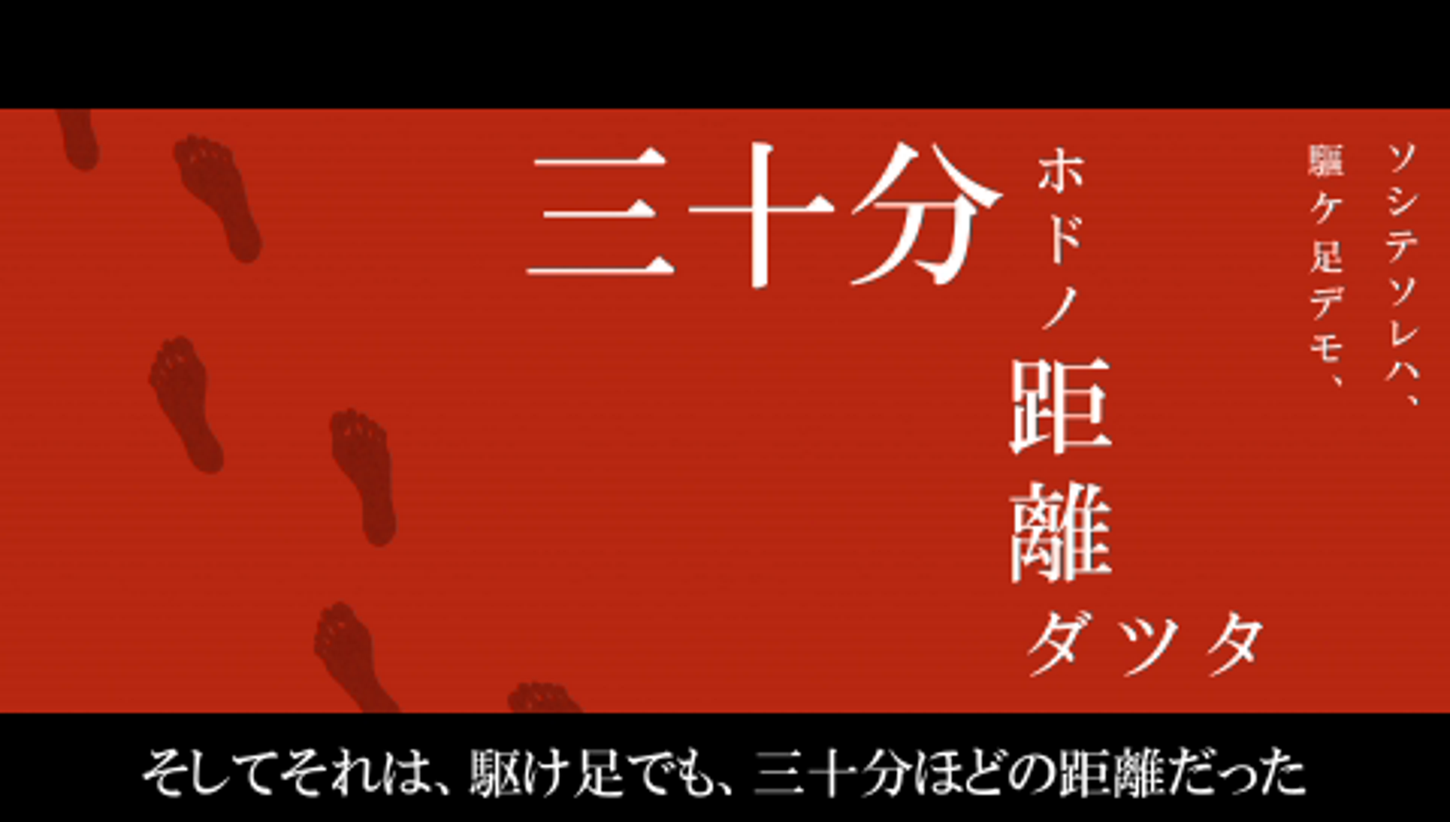
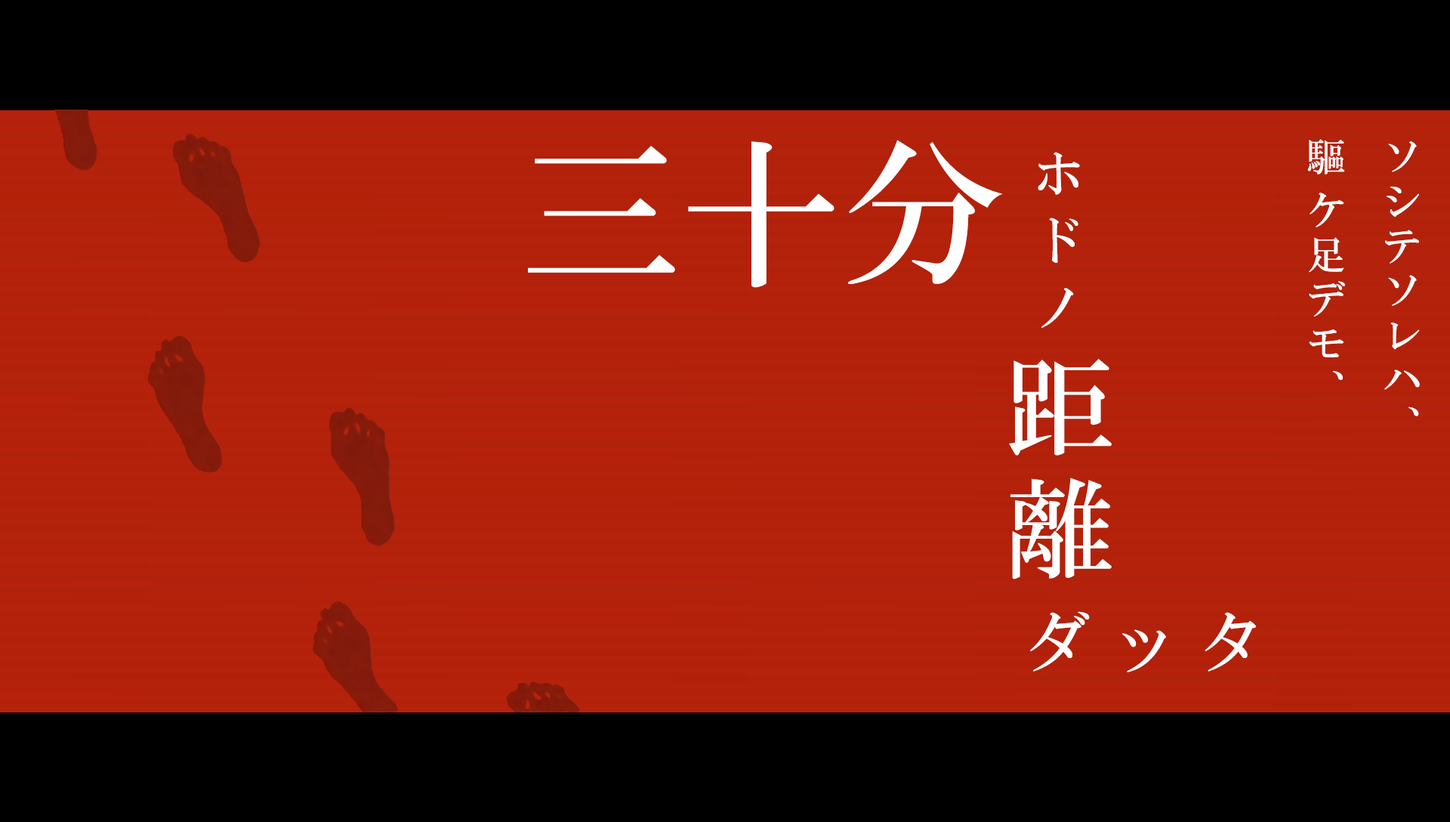
The second (1450, 822) image is a revision of the first. Changes to its layers:
added layer "ソシテソレハ、 驅ケ足デモ、" above "距離" over [1307, 138, 1420, 417]
added layer "距離" above "ホドノ" over [1008, 358, 1112, 580]
added layer "ホドノ" above "ダッタ" over [1037, 151, 1080, 328]
added layer "ダッタ" above "三十分" over [1030, 610, 1256, 673]
added layer "三十分" above "Untitled" over [527, 139, 1003, 288]
added layer "Untitled" above "Layer 2" over [54, 109, 580, 713]
showed "Layer 2" over [0, 107, 1450, 799]
